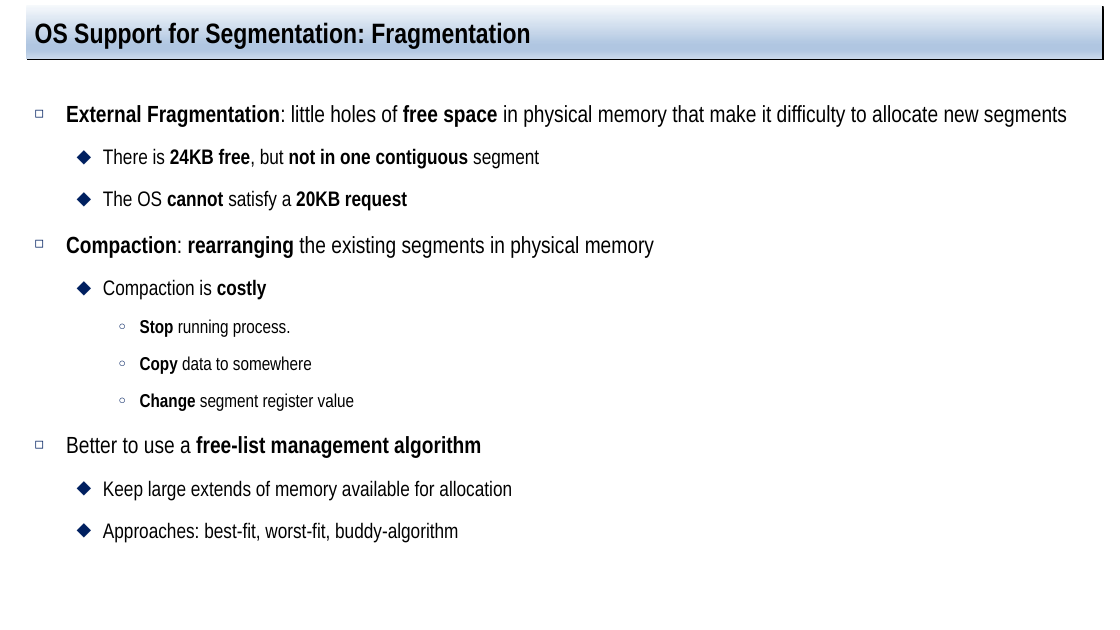
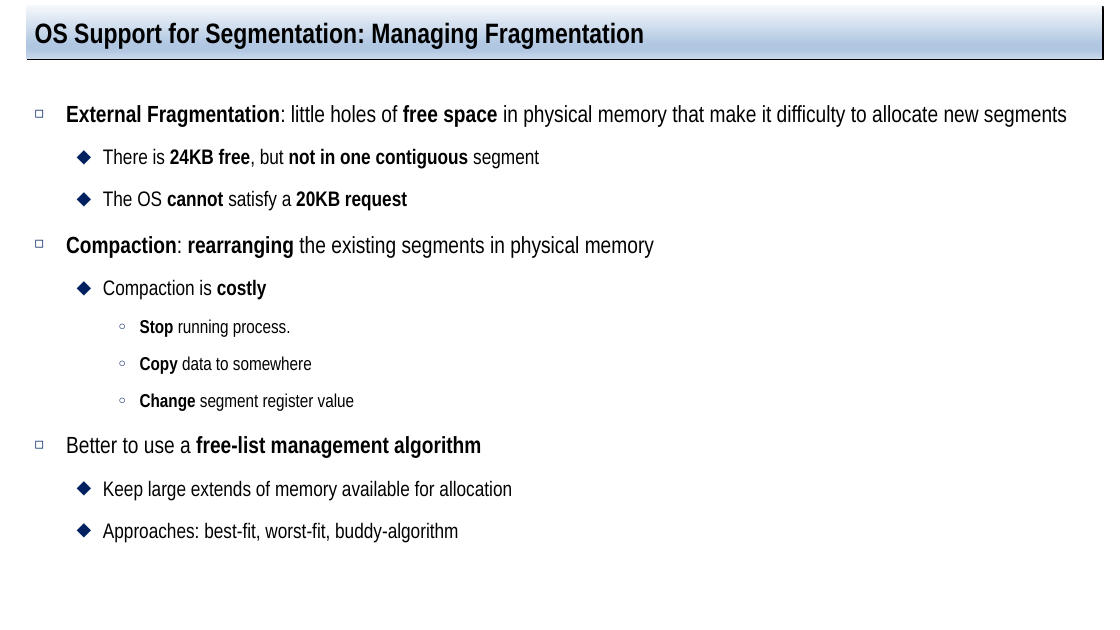
Before and after one commit to jachermocilla/extra-course-materials, a slide deck: slide 18 of cmsc125/ostep/slides/01.Virtualization/16.Segmentation.pptx. Drawn at 1120x630 pixels with LibreOffice and Linux fonts; fonts in the diff are those of the drawing. Boxes give left, top, right and bottom in pixels: in the first picture for what was removed or moved away, otherwise in the second. Text is boxed around its words. In the diff, an @@ line names an element or a change of style, - is before the commit and + after.

```diff
--- a/cmsc125/ostep/slides/01.Virtualization/16.Segmentation.pptx
+++ b/cmsc125/ostep/slides/01.Virtualization/16.Segmentation.pptx
@@ title at box(35, 20, 644, 48): text changed @@
-OS Support for Segmentation: Fragmentation
+OS Support for Segmentation: Managing Fragmentation
```
Also in this commit, not shown: 1 other slide changed, 1 other file.
